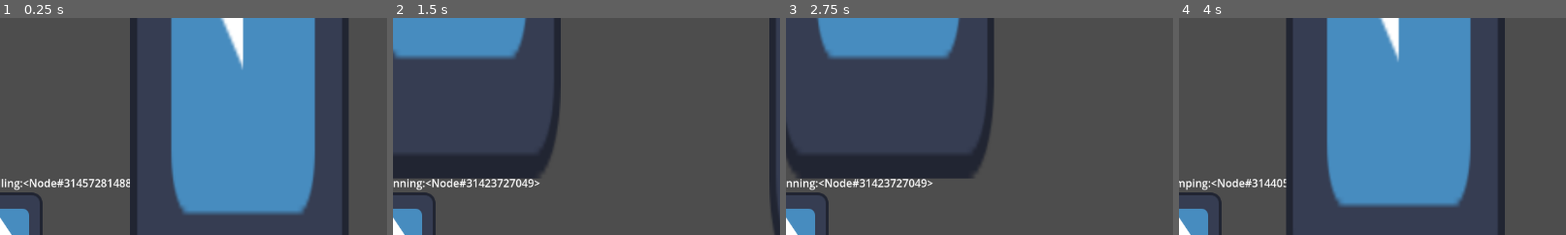
Above: before the commit, frames 1-4 (left to right).
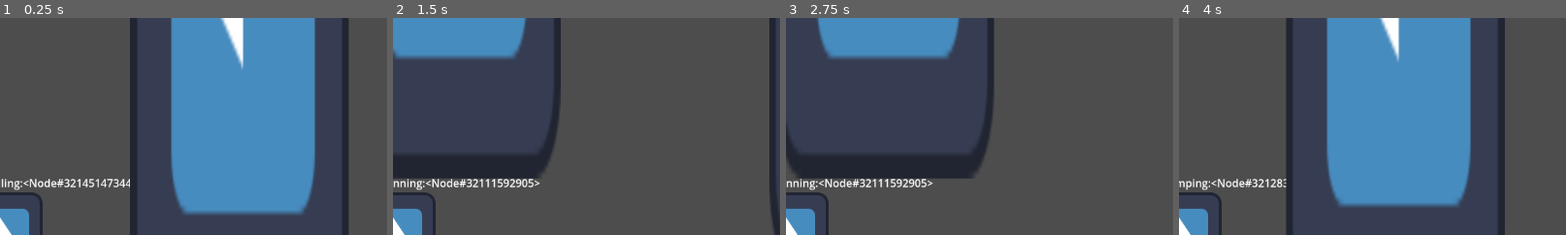
Above: after the commit, the same moments.

Repository: FoxedGuy/rune-ruins
Game: Godot game, scene res://player/PlayerTest.tscn
Same seed, same stepped clock (60 frames per second), same inputs: the game is played once before the commit and once after it. The engine's default icon, where the game draws it, is replaced by a stand-in: a white triangle on a blue panel in a dark square.
Inputs:
- Up to frame 1 (0.25 s): no input
- Up to frame 2 (1.5 s): hold D (move_right) from 0.53 s (still down); tap W (move_jump) at 0.77 s
- Up to frame 3 (2.75 s): tap W (move_jump) at 1.52 s; release D (move_right) at 2.03 s; hold A (move_left) from 2.03 s (still down)
- Up to frame 4 (4 s): release A (move_left) at 2.78 s; hold D (move_right) from 2.78 s (still down); tap W (move_jump) at 3.02, 3.77 s
The pictures show only the part of the screen within x 50-100%, y 0-50%; the shares and areas given below are measured in that part.

The runs differ from the first frame. In frame 1, 0.4% of the frame differs, in the area x 18-34%, y 74-79%; in frame 2, 0.3%; in frame 3, 0.3%; in frame 4, 0.1%.

Commit message:
added level related functions and signal

Diff:
--- a/player/Player.gd
+++ b/player/Player.gd
@@ -29,9 +29,11 @@
 var weapon
 var inventory
 
+# mainly for GUI
 signal health_changed(current_health)
 signal mana_changed(current_mana)
 signal stamina_changed(current_stamina)
+signal leveled_up(current_level)
 
 func _init() -> void:
 	#TODO: load from savefile/resource?
@@ -56,6 +58,29 @@
 func _process(delta:float) -> void:
 	label.text = state_machine.current_state.to_string()
 
+func level_up() -> void:
+	level += 1
+	experience_points %= experience_to_next_level
+	experience_to_next_level *= 2 # this difficulity curve is not ideal
+	leveled_up.emit(level)
+
+	# TODO: define added values somewhere? Should be correlated to difficulity curve
+	max_health += 10
+	max_mana += 5
+	max_stamina += 5
+
+	health = max_health
+	health_changed.emit(health_changed)
+	mana = max_mana
+	mana_changed.emit(mana)
+	stamina = max_stamina
+	stamina_changed.emit(stamina)
+
+func add_experience_points(exp_points: int) -> void:
+	experience_points += exp_points
+	if (experience_points >= experience_to_next_level):
+		level_up()
+
 func attack() -> void:
 	stamina -= 10
 
